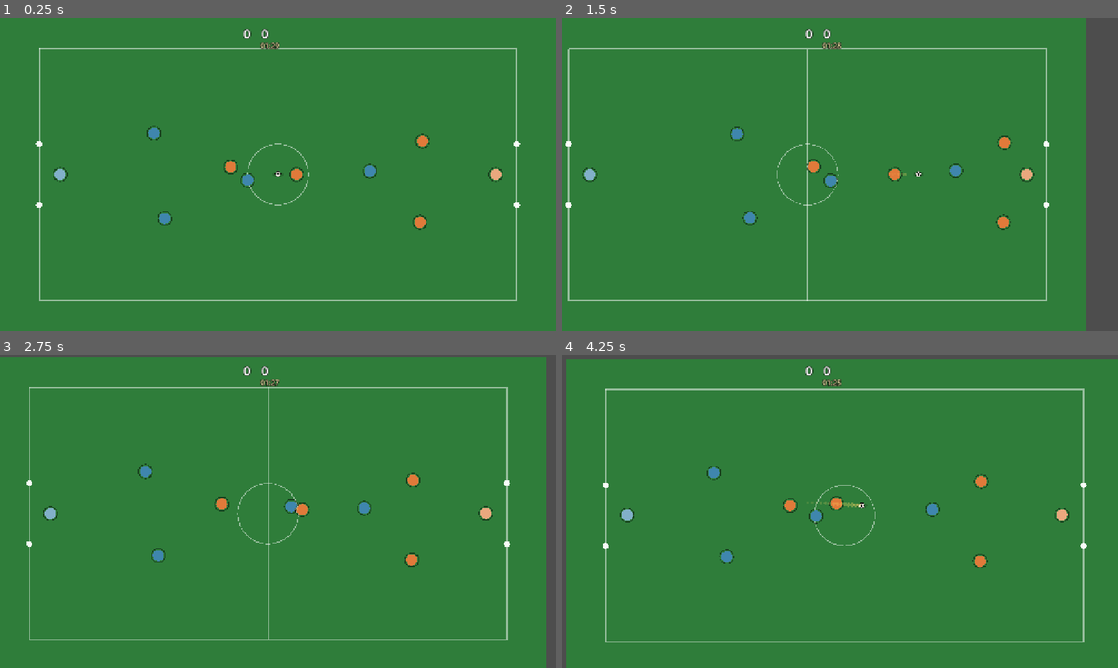
Above: before the commit, frames 1-4 (two rows, left to right).
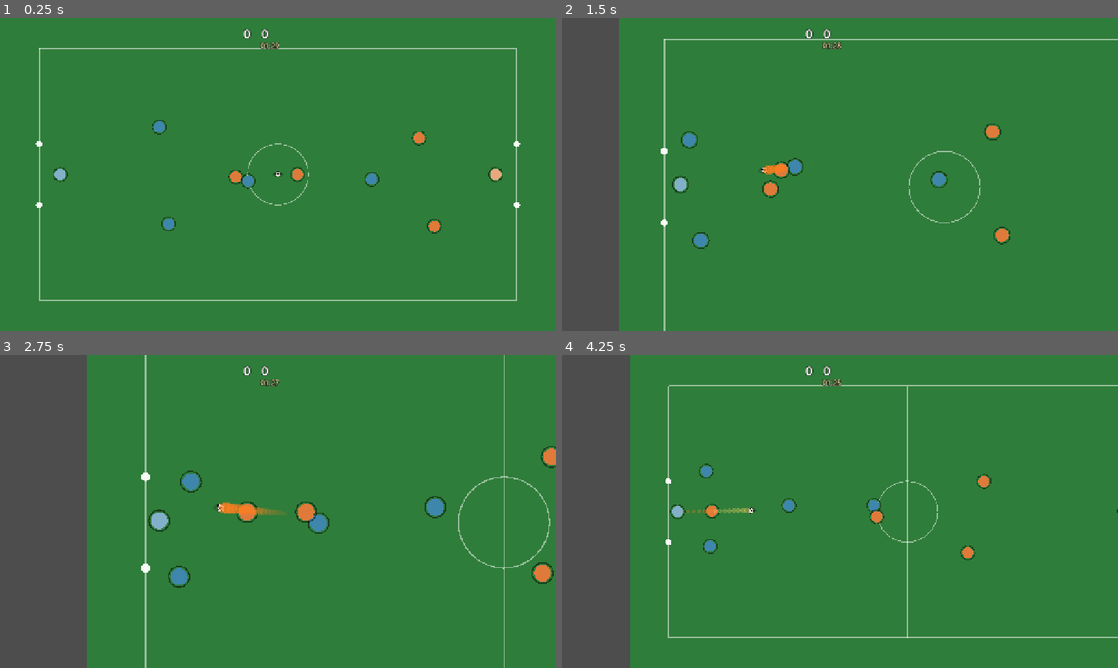
Above: after the commit, the same moments.

Repository: gmoraess/worldcupbeasts
Game: Godot game, scene res://scenes/Match.tscn
The game is run twice, just before and just after one commit, with the same random seed, the same clock (stepped at 60 frames per second) and the same inputs.
Inputs (mouse positions are in pixels of both pictures, inside the frame that each line leads up to):
- Up to frame 1 (0.25 s): no input
- Up to frame 2 (1.5 s): tap Enter at 0.5 s; move the mouse to (962, 158) at 0.52 s; hold D 0.53-1.25 s; tap 1 at 0.6 s; click (962, 158) at 0.67 s; drag from (728, 190) to (812, 237) at 1.27 s
- Up to frame 3 (2.75 s): move the mouse to (333, 442) at 2.02 s; hold D from 2.03 s (still down); tap 3 at 2.1 s
- Up to frame 4 (4.25 s): release D at 2.75 s; drag from (812, 574) to (673, 464) at 2.77 s; move the mouse to (1006, 558) at 3.52 s; hold A from 3.53 s (still down); tap 5 at 3.6 s

The runs differ from the first frame. In frame 1, 0.8% of the frame differs, in the area x 11-89%, y 32-69%; in frame 2, 20%; in frame 3, 22%, in the area x 0-100%, y 0-100%; in frame 4, 16%.

Commit message:
Etapa 1 — movimento meio-termo (linha imperfeita) + passes que conectam
Problemas: bloco zonal ficou sincronizado demais; passes viravam lançamento
sem rumo → loop de ping-pong entre os times sem completar passe.

- Dessincroniza (meio-termo): cada jogador segue o bloco com força própria
  (p.follow), tem deriva temporal (wander por fase) e velocidade individual.
  A linha anda junta MAS imperfeita, como no futebol real.
- Passes CONECTAM: o destinatário do passe corre pra receber (_pass_to);
  potência casada com a distância + margem de erro (permite bote/interceptação,
  mas sem o loop). Goleiro DISTRIBUI curto pra um companheiro em vez de lançar.

Validação: sem erro; ~1-3 gols/partida (variável)

Co-Authored-By: Claude Sonnet 4.6 <noreply@anthropic.com>

Diff:
--- a/scripts/Match.gd
+++ b/scripts/Match.gd
@@ -34,6 +34,8 @@
 var _steal_cd := 0.0          # tempo mínimo entre trocas de posse (anti-pinball)
 var _save_rolled := false     # 1 tentativa de defesa por chute
 var _shot_cd := 0.0           # cooldown global de chute (controla o placar)
+var _pass_to: Player = null   # destinatário do passe (corre pra receber)
+var _pass_t := 0.0            # janela do passe
 
 var _score_lbl: Label
 var _clock_lbl: Label
@@ -108,6 +110,8 @@
 	if over: return
 	_goal_cd = maxf(0.0, _goal_cd - delta)
 	_shot_cd = maxf(0.0, _shot_cd - delta)
+	_pass_t = maxf(0.0, _pass_t - delta)
+	if _pass_t <= 0.0: _pass_to = null
 	if _goal_cd <= 0.0:
 		clock = maxf(0.0, clock - delta)
 		if clock <= 0.0:
@@ -165,6 +169,7 @@
 	carrier = p
 	poss = p.team
 	_in_flight = false
+	_pass_to = null
 	_steal_cd = maxf(_steal_cd, 0.3)
 
 ## Defesa do goleiro: 1 tentativa por chute. Se a bola passa coladinha no GK,
@@ -222,12 +227,12 @@
 	# GOLEIRO com a bola → afasta rápido (tiro de meta/lançamento), não dribla na área
 	if carrier.role == "gk":
 		var gmate := _best_pass(carrier)
-		var clr: Vector2
 		if gmate != null:
-			clr = gmate.global_position - carrier.global_position
+			var gto := gmate.global_position - carrier.global_position
+			ball.kick(gto, clampf(gto.length() * 2.0, 380.0, 820.0), 0.0, 0.0)
+			_pass_to = gmate; _pass_t = 1.6        # distribui curto (mantém posse)
 		else:
-			clr = Vector2(goal_x(carrier.team) - carrier.global_position.x, randf_range(-140, 140))
-		ball.kick(clr, clampf(clr.length() * 1.8, 520.0, 960.0), 0.0, 130.0)
+			ball.kick(Vector2(goal_x(carrier.team) - carrier.global_position.x, randf_range(-120, 120)), 700.0, 0.0, 110.0)
 		_in_flight = true; carrier = null; _save_rolled = false
 		return
 	var team := carrier.team
@@ -252,9 +257,11 @@
 	elif mate != null and randf() < 0.45:
 		pass_it = true
 	if pass_it and mate != null:
-		var lead := mate.velocity * 0.16              # passa pro ESPAÇO à frente do companheiro
-		var to := (mate.global_position + lead) - carrier.global_position
-		ball.kick(to, clampf(to.length() * 2.4, 380.0, 900.0), 0.0, 0.0)
+		var lead := mate.velocity * 0.10
+		var aim := mate.global_position + lead + Vector2(randf_range(-22, 22), randf_range(-22, 22))  # margem de erro
+		var to := aim - carrier.global_position
+		ball.kick(to, clampf(to.length() * 2.0, 380.0, 820.0), 0.0, 0.0)
+		_pass_to = mate; _pass_t = 1.4         # o companheiro corre pra receber → conecta
 		_in_flight = true; carrier = null; _save_rolled = false
 		return
 	# senão, segue driblando (o _carry_ball + o alvo rumo ao gol cuidam do resto)
@@ -316,17 +323,24 @@
 			dir = (dir + (p.global_position - opp.global_position).normalized() * 0.55).normalized()
 		return p.global_position + dir * 110.0
 
+	# RECEPTOR do passe corre pra bola (faz o passe CONECTAR — menos ping-pong)
+	if p == _pass_to:
+		return ball.global_position
+
 	# PRESSER — o ÚNICO do time sem posse que vai à bola (o resto segura a forma)
 	if p.team != poss and p == presser:
 		return ball.global_position
 
-	# ZONAL — slot da formação deslizando como BLOCO: desloca pela x da bola e
-	# pela FASE (ataca → sobe / defende → recua), mantendo a raia (compacta um pouco).
-	var hx := (ball.global_position.x - MID.x) * 0.5
+	# ZONAL — bloco que desliza (x da bola + fase) mas IMPERFEITO: cada jogador
+	# segue com força própria (p.follow) + deriva temporal (wander) na sua fase
+	# → meio-termo entre linha sincronizada e movimento independente.
+	var t := float(Time.get_ticks_msec()) * 0.001
+	var wander := Vector2(sin(t * 0.7 + p.phase), cos(t * 1.05 + p.phase * 1.6)) * 20.0
+	var hx := (ball.global_position.x - MID.x) * 0.5 * p.follow
 	var phase := (56.0 if p.team == poss else -34.0) * atk
 	var tx := clampf(p.home_pos.x + hx + phase, minx, maxx)
-	var ty := clampf(lerpf(p.home_pos.y, ball.global_position.y, 0.18), FIELD.position.y + 30, FIELD.end.y - 30)
-	return Vector2(tx, ty) + p.jitter
+	var ty := clampf(lerpf(p.home_pos.y, ball.global_position.y, 0.18 * p.follow), FIELD.position.y + 30, FIELD.end.y - 30)
+	return Vector2(tx, ty) + p.jitter * 0.5 + wander
 
 func _closest_to_ball(team: String) -> Player:
 	var best: Player = null; var bd := 1e9
--- a/scripts/Player.gd
+++ b/scripts/Player.gd
@@ -15,6 +15,7 @@
 var radius := 13.0
 var jitter := Vector2.ZERO    # deslocamento próprio (independência de movimento)
 var phase := 0.0              # fase pra corridas/oscilações individuais
+var follow := 1.0             # o quanto segue o bloco (imperfeito por jogador)
 
 var _sprite: Polygon2D
 
@@ -30,8 +31,11 @@
 	# disco colorido por time + anel por papel
 	var base: Color = Color("3f86ad") if team == "home" else Color("e07a3a")
 	if role == "gk": base = base.lightened(0.35)
-	jitter = Vector2(randf_range(-26, 26), randf_range(-26, 26))
+	jitter = Vector2(randf_range(-22, 22), randf_range(-22, 22))
 	phase = randf() * TAU
+	follow = randf_range(0.78, 1.16)        # cada um segue o bloco diferente
+	max_speed *= randf_range(0.93, 1.08)    # velocidades individuais
+	accel *= randf_range(0.9, 1.12)
 	_sprite = _disc(radius, base)
 	add_child(_sprite)
 	var ring := _ring(radius + 3.0, Color(0, 0, 0, 0.5))
